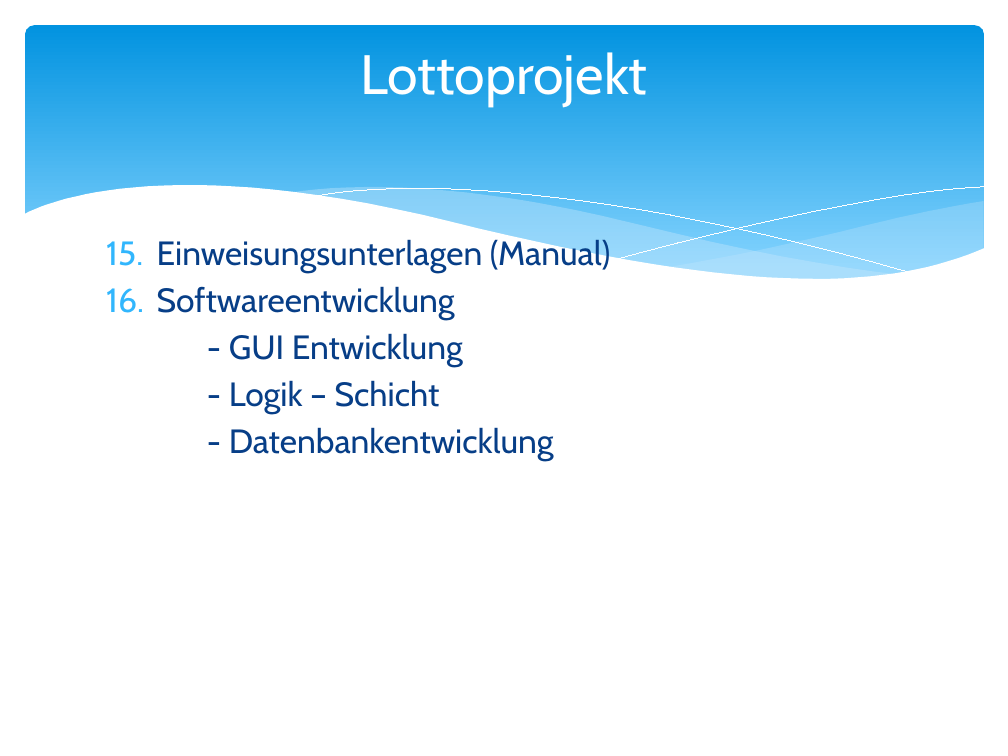
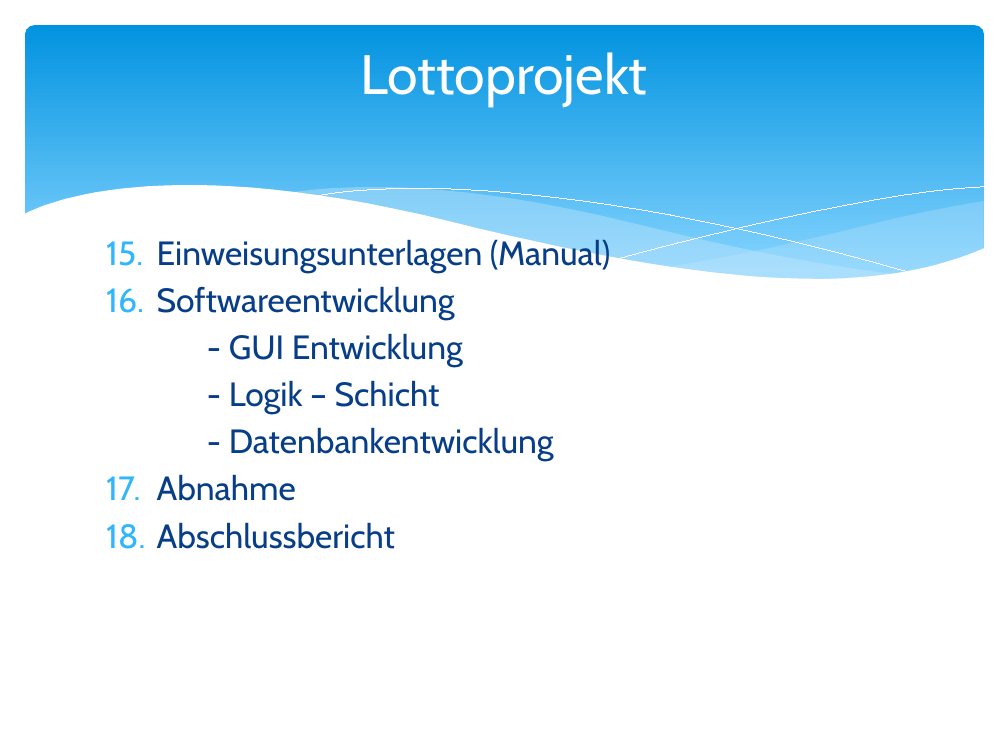
Before and after one commit to m-schwenk/LOTTO, a slide deck: slide 3 of UnsereProjektunterlagen/11.Projektdokumentationen/PräsentationGruppenIntern001.pptx. Drawn at 1008x756 pixels with LibreOffice and Linux fonts; fonts in the diff are those of the drawing. Boxes give left, top, right and bottom in pixels: in the first picture for what was removed or moved away, otherwise in the second. Text is boxed around its words. In the diff, an @@ line names an element or a change of style, - is before the commit and + after.

```diff
--- a/UnsereProjektunterlagen/11.Projektdokumentationen/PräsentationGruppenIntern001.pptx
+++ b/UnsereProjektunterlagen/11.Projektdokumentationen/PräsentationGruppenIntern001.pptx
@@ text at <box>157,474,395,549</box>: paragraphs added @@
+17. Abnahme
+18. Abschlussbericht
```
Also in this commit, not shown: 2 other slides changed, 1 slide removed, 5 other files.
